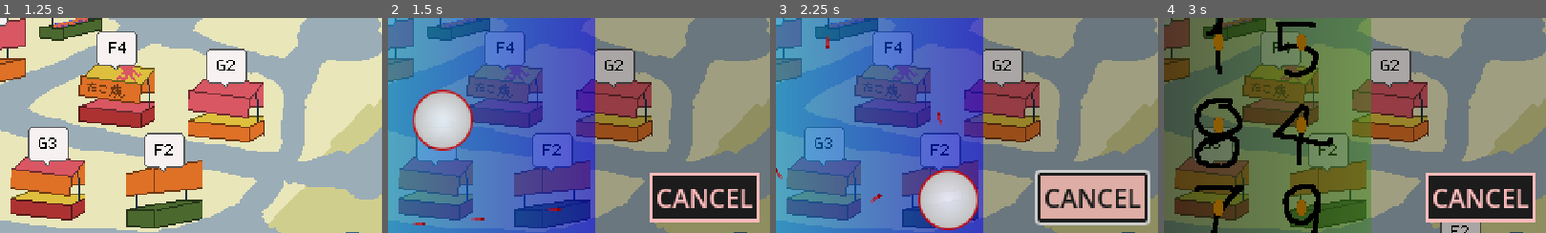
Above: before the commit, frames 1-4 (left to right).
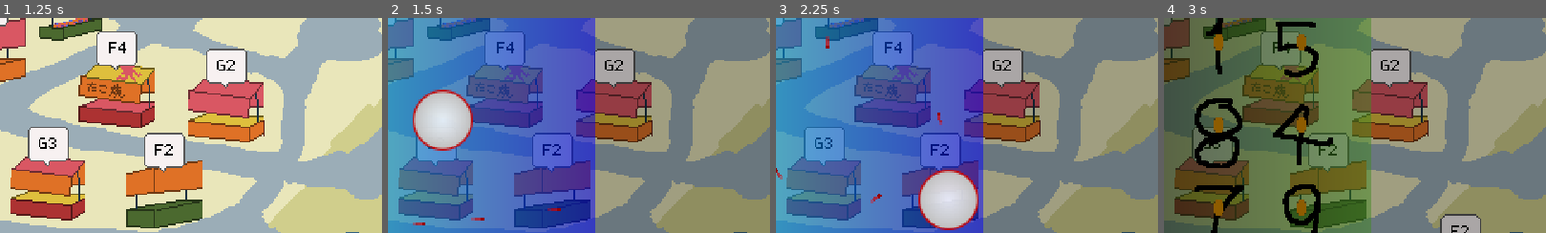
Above: after the commit, the same moments.

Repository: laxeminute/ollie-endless-date
Game: Godot game, scene res://src/interface/title_screen.tscn
Two runs of this game, one before a commit and one after it. Both use one fixed random seed, a clock stepped at 60 frames per second and the inputs below.
Inputs:
- Up to frame 1 (1.25 s): click "start" at 0.5 s
- Up to frame 2 (1.5 s): click "RANDOM MINIGAME" at 1.25 s
- Up to frame 3 (2.25 s): click "CANCEL" at 2 s
- Up to frame 4 (3 s): click "RANDOM MINIGAME" at 2.75 s
The pictures show only the part of the screen within x 43-93%, y 27-77%; the shares and areas given below are measured in that part.

Frame 1 is identical in both runs. In frame 2, 6.6% of the frame differs, in the area x 68-98%, y 72-96%; in frame 3, 7.7%, in the area x 67-98%, y 70-97%; in frame 4, 6.6%.

Commit message:
Make ActivityOverlay autoload and connect stalls

Diff:
--- a/project.godot
+++ b/project.godot
@@ -18,6 +18,7 @@
 [autoload]
 
 Globals="*res://src/autoload/globals.gd"
+ActivityOverlay="*res://src/level/activity/activity_overlay.tscn"
 
 [display]
 
--- a/src/level/activity/activity_overlay.gd
+++ b/src/level/activity/activity_overlay.gd
@@ -1,9 +1,14 @@
-class_name ActivityOverlay
-extends Control
+extends CanvasLayer
 
 signal finished(success: bool)
 
 const ACTIVITY_HEIGHT = 192
+const ID_TO_INT = {
+	"G1": 0,
+	"G2": 1,
+	"G3": 2,
+	"G4": 3,
+}
 
 @export var activity_scenes: Array[PackedScene]
 @export var intro_tween_duration: float = 0.5
@@ -12,11 +17,17 @@
 var current_activity: Node2D
 var offscreen_point: Vector2:
 	get:
-		return Vector2(size.x / 2, size.y + ACTIVITY_HEIGHT)
+		return Vector2(full_rect.size.x / 2, full_rect.size.y + ACTIVITY_HEIGHT)
 var exit_tween: Tween
 
 @onready var start_sound: AudioStreamPlayer = $StartSound
 @onready var win_sound: AudioStreamPlayer = $WinSound
+@onready var full_rect: Control = $ColorRect
+@onready var cancel_button: Button = %CancelButton
+
+
+func open_string(id: String):
+	open(ID_TO_INT[id])
 
 
 func open(id: int):
@@ -31,13 +42,15 @@
 
 	# transition
 	current_activity.process_mode = Node.PROCESS_MODE_DISABLED
+	current_activity.position = offscreen_point
 	var intro_tween := create_tween()
 	intro_tween.set_ease(Tween.EASE_OUT)
 	intro_tween.set_trans(Tween.TRANS_BACK)
-	intro_tween.tween_property(current_activity, "position", size / 2, intro_tween_duration).from(
-		offscreen_point
+	intro_tween.tween_property(
+		current_activity, "position", full_rect.size / 2, intro_tween_duration
 	)
 	intro_tween.tween_callback(current_activity.set.bind("process_mode", Node.PROCESS_MODE_INHERIT))
+	intro_tween.tween_callback(cancel_button.show)
 
 
 func close(success: bool) -> void:
@@ -46,6 +59,7 @@
 			return
 	if success:
 		win_sound.play()
+	cancel_button.hide()
 	current_activity.process_mode = Node.PROCESS_MODE_DISABLED
 	exit_tween = create_tween()
 
--- a/src/level/activity/activity_overlay.tscn
+++ b/src/level/activity/activity_overlay.tscn
@@ -8,7 +8,12 @@
 [ext_resource type="PackedScene" uid="uid://dfeupumuax17r" path="res://src/level/activity/garapon/garapon_activity.tscn" id="5_03x02"]
 [ext_resource type="AudioStream" uid="uid://cw1mtb5ih5pmm" path="res://assets/audio/SFX/Env/sfx_gameplay_Env_minigamewin_FD1.wav" id="5_jw864"]
 
-[node name="ActivityOverlay" type="ColorRect"]
+[node name="ActivityOverlay" type="CanvasLayer"]
+visible = false
+script = ExtResource("1_k8w4x")
+activity_scenes = Array[PackedScene]([ExtResource("2_yqi1v"), ExtResource("2_p3a7k"), ExtResource("4_jw864"), ExtResource("5_03x02")])
+
+[node name="ColorRect" type="ColorRect" parent="."]
 anchors_preset = 15
 anchor_right = 1.0
 anchor_bottom = 1.0
@@ -16,10 +21,10 @@
 grow_vertical = 2
 mouse_filter = 2
 color = Color(0, 0, 0, 0.313726)
-script = ExtResource("1_k8w4x")
-activity_scenes = Array[PackedScene]([ExtResource("2_yqi1v"), ExtResource("2_p3a7k"), ExtResource("4_jw864"), ExtResource("5_03x02")])
 
-[node name="CancelButton" type="Button" parent="."]
+[node name="CancelButton" type="Button" parent="ColorRect"]
+unique_name_in_owner = true
+visible = false
 layout_mode = 0
 offset_left = 370.0
 offset_top = 169.0
@@ -33,4 +38,4 @@
 [node name="WinSound" type="AudioStreamPlayer" parent="."]
 stream = ExtResource("5_jw864")
 
-[connection signal="pressed" from="CancelButton" to="." method="_on_cancel_button_pressed"]
+[connection signal="pressed" from="ColorRect/CancelButton" to="." method="_on_cancel_button_pressed"]
--- a/src/level/level.gd
+++ b/src/level/level.gd
@@ -55,4 +55,4 @@
 
 
 func _on_button_pressed() -> void:
-	%ActivityOverlay.open(randi_range(0, 3))
+	ActivityOverlay.open(randi_range(0, 3))
--- a/src/level/level.tscn
+++ b/src/level/level.tscn
@@ -6,10 +6,9 @@
 [ext_resource type="PackedScene" uid="uid://c0xvpf2s5mc1n" path="res://src/object/date_spot.tscn" id="3_r7bvo"]
 [ext_resource type="PackedScene" uid="uid://cc274uw0vlck1" path="res://src/object/food_stall.tscn" id="4_7gcor"]
 [ext_resource type="PackedScene" uid="uid://bfm8k7smmshn" path="res://src/object/game_booth.tscn" id="5_3pn8i"]
-[ext_resource type="PackedScene" path="res://src/object/snack_cart.tscn" id="5_p6v4a"]
+[ext_resource type="PackedScene" uid="uid://byg36wwjyk2i" path="res://src/object/snack_cart.tscn" id="5_p6v4a"]
 [ext_resource type="Script" uid="uid://dnicfld7ad8rd" path="res://src/object/pathing_point.gd" id="7_5suky"]
 [ext_resource type="PackedScene" uid="uid://uxn7kvhogon6" path="res://src/player/player.tscn" id="8_ob0n7"]
-[ext_resource type="PackedScene" uid="uid://bpkg5aejtlcxm" path="res://src/level/activity/activity_overlay.tscn" id="9_p6v4a"]
 
 [node name="Level" type="Node2D" node_paths=PackedStringArray("date_location_spawn_order")]
 script = ExtResource("1_3pn8i")
@@ -294,12 +293,6 @@
 [node name="NextPartner" type="Timer" parent="."]
 wait_time = 60.0
 autostart = true
-
-[node name="CanvasLayer" type="CanvasLayer" parent="."]
-
-[node name="ActivityOverlay" parent="CanvasLayer" instance=ExtResource("9_p6v4a")]
-unique_name_in_owner = true
-visible = false
 
 [node name="Button" type="Button" parent="."]
 anchors_preset = 8
--- a/src/object/game_booth.gd
+++ b/src/object/game_booth.gd
@@ -22,18 +22,7 @@
 	if _partner.current_request != game_id:
 		actor.move_to(_return_location)
 	else:
-		# TODO: open minigame
-		#open_minigame()
-
-		# v REMOVE THIS IF OPEN MINIGAME IMPLEMENTED v
-		# randomly simulate win or canceled
-		if randf() > 0.2:
-			on_minigame_won()
-			print("minigame won")
-		else:
-			on_minigame_exited()
-			print("minigame exited")
-		# ^ REMOVE THIS ^
+		open_minigame()
 
 
 func on_actor_leaving() -> void:
@@ -42,13 +31,12 @@
 
 
 func open_minigame() -> void:
-	pass
+	ActivityOverlay.open_string(game_id)
+	ActivityOverlay.finished.connect(_on_minigame_finished)
 
 
-func on_minigame_won() -> void:
+func _on_minigame_finished(success: bool) -> void:
+	ActivityOverlay.finished.disconnect(_on_minigame_finished)
+	if success:
+		_partner.finish_request()
 	actor.move_to(_return_location)
-	_partner.finish_request()
-
-
-func on_minigame_exited() -> void:
-	actor.move_to(_return_location)
Not shown: 1 places in src/level/level.tscn that only renumber resources
